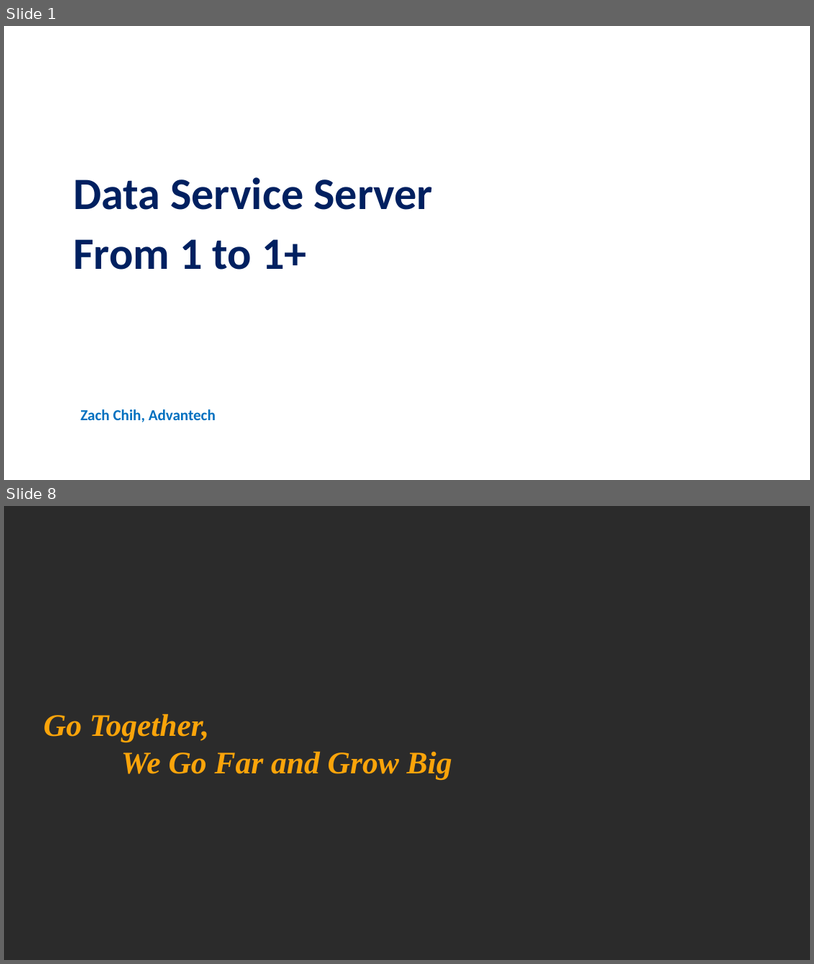
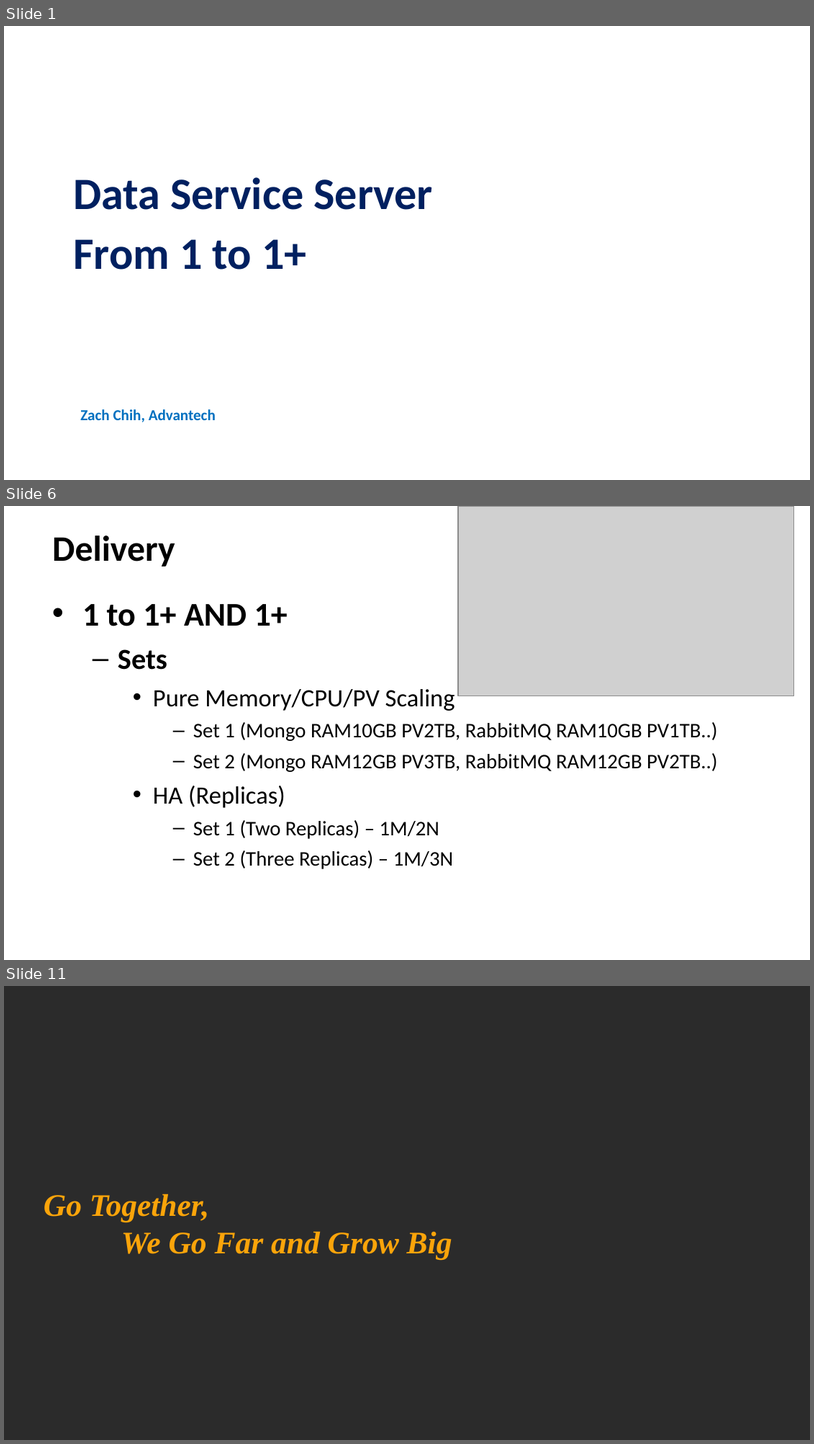
Before and after one commit to TsubasaEX/Tracks, a slide deck: ppt/Plan_For_DSS.ppt. Shown one above the other, each under a label of ours: slides 1 and 8 before the commit, slides 1, 6 and 11 after it; the slides between them are not shown. The pictures are 814x964 and 814x1444 pixels, drawn with LibreOffice and Linux fonts; fonts in the diff are those of the drawing; grey boxes stand for pictures; background and template pictures are left out; a plain dark background stands for a picture behind light text. Boxes give left, top, right and bottom in pixels: in the first picture for what was removed or moved away, otherwise in the second. Text is boxed around its words. In the diff, an @@ line names an element or a change of style, - is before the commit and + after.

```diff
--- a/ppt/Plan_For_DSS.ppt
+++ b/ppt/Plan_For_DSS.ppt
@@ slide 6 added at (4,506,810,960), background picture (left out) @@
@@ picture added at (458,506,795,696) @@
@@ title added at (52,536,175,566), 32 pt, text #000000, bold @@
+Delivery
@@ text added at (82,604,718,869), 18.5 pt, text #000000 @@
+• 1 to 1+ AND 1+
+  – Sets
+    • Pure Memory/CPU/PV Scaling
+      – Set 1 (Mongo RAM10GB PV2TB, RabbitMQ RAM10GB PV1TB..)
+      – Set 2 (Mongo RAM12GB PV3TB, RabbitMQ RAM12GB PV2TB..)
+    • HA (Replicas)
+      – Set 1 (Two Replicas) – 1M/2N
+      – Set 2 (Three Replicas) – 1M/3N
@@ what was slide 8 is now slide 11 @@
```
Also in this commit, not shown: 6 slides changed, 2 other slides added, 2 other files.
